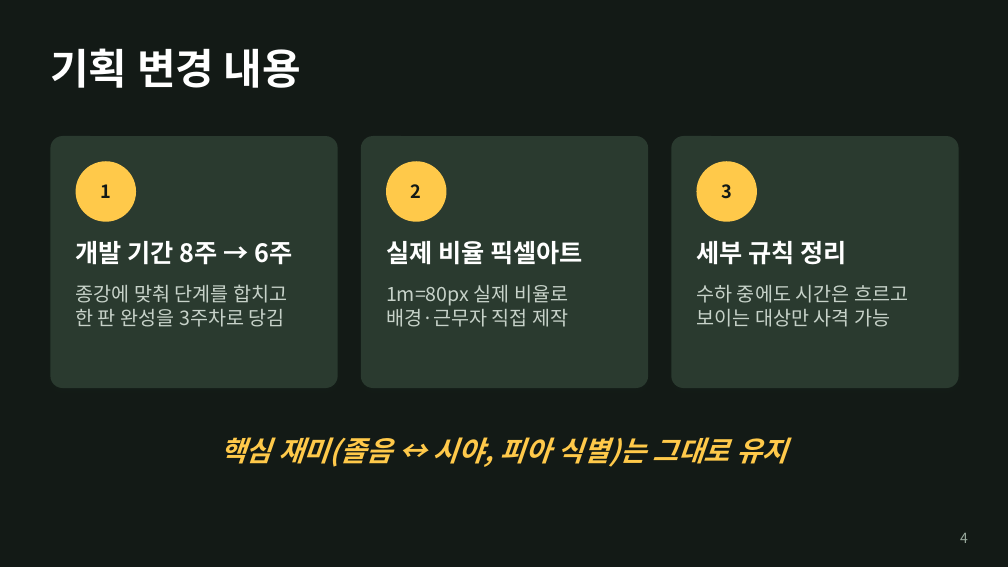
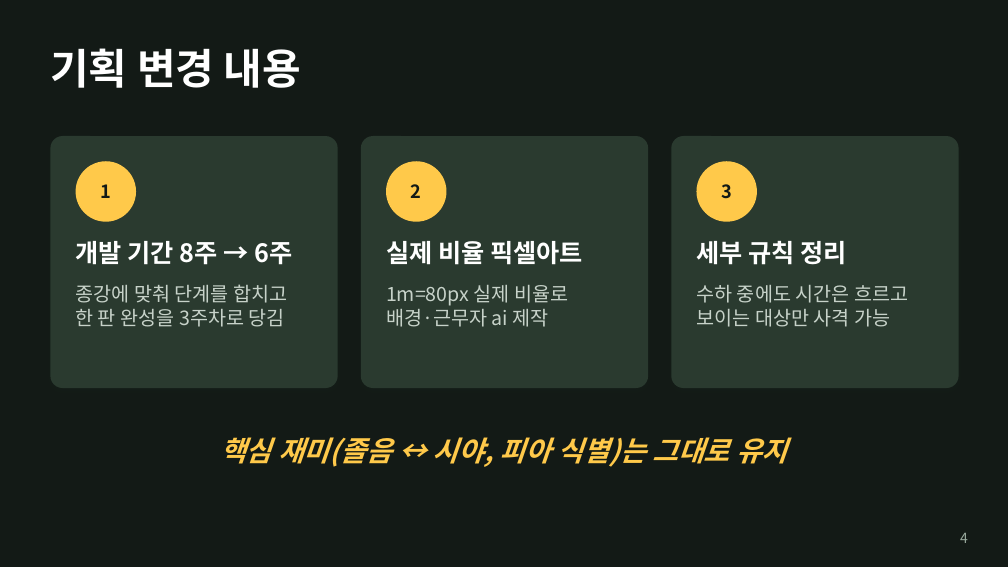
Before and after one commit to rbseo0814-tuk/2DGP-game, a slide deck: slide 4 of 위병소야간근무_2차발표.pptx. Drawn at 1008x567 pixels with LibreOffice and Linux fonts; fonts in the diff are those of the drawing. Boxes give left, top, right and bottom in pixels: in the first picture for what was removed or moved away, otherwise in the second. Text is boxed around its words. In the diff, an @@ line names an element or a change of style, - is before the commit and + after.

```diff
--- a/위병소야간근무_2차발표.pptx
+++ b/위병소야간근무_2차발표.pptx
@@ text at box(386, 305, 549, 327): text changed @@
-배경·근무자 직접 제작
+배경·근무자 ai 제작
```
Also in this commit, not shown: 1 other file.
